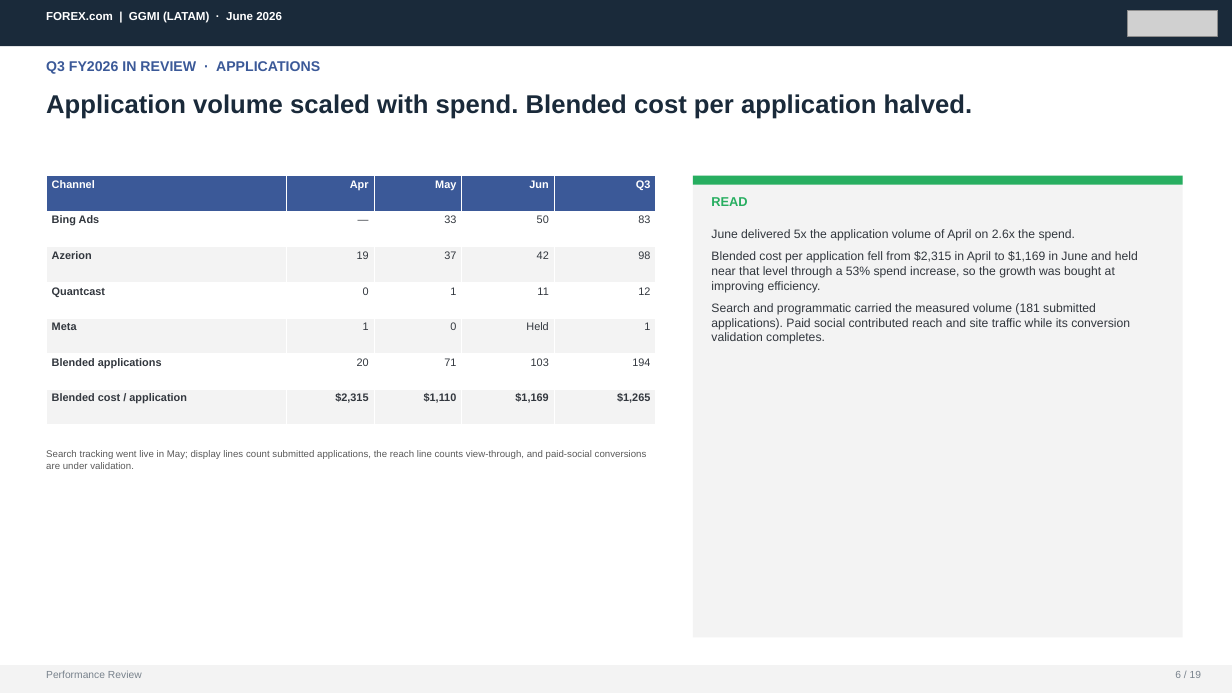
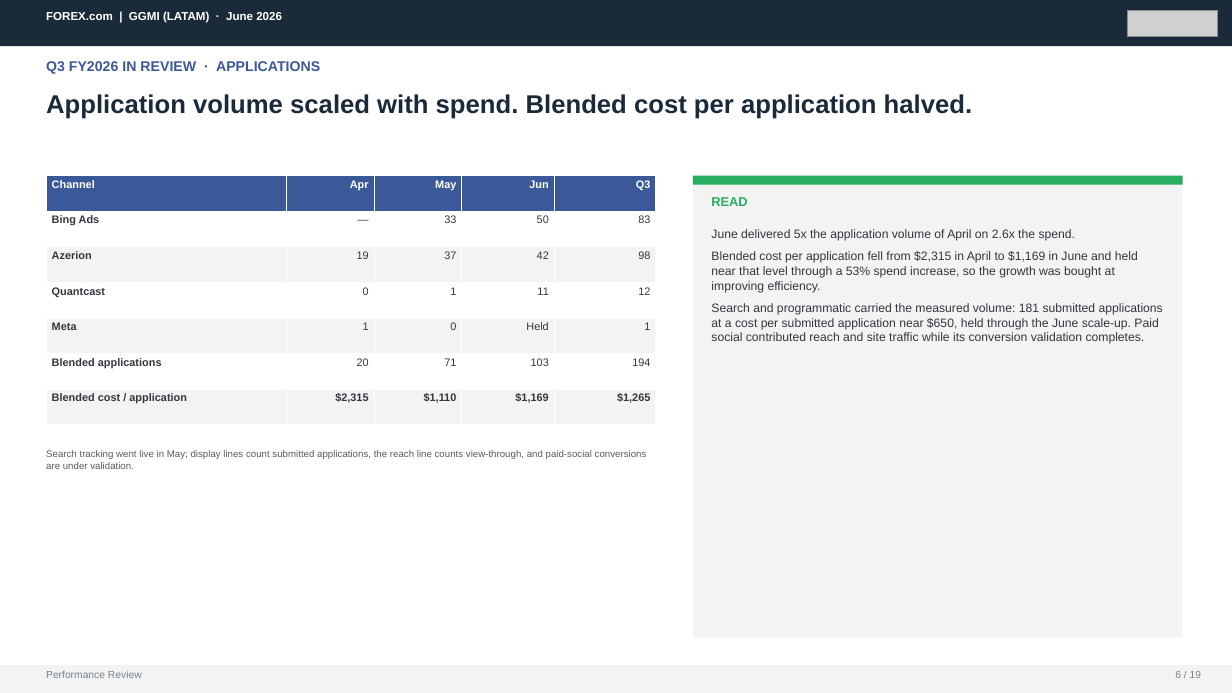
Before and after one commit to hablapro/brlvnt-reporting-hub, a slide deck: slide 6 of report-client-decks/06. GGMI_LATAM_June_2026_Performance_Review.pptx. Drawn at 1232x693 pixels with LibreOffice and Linux fonts; fonts in the diff are those of the drawing; grey boxes stand for pictures. Boxes give left, top, right and bottom in pixels: in the first picture for what was removed or moved away, otherwise in the second. Text is boxed around its words. In the diff, an @@ line names an element or a change of style, - is before the commit and + after.

```diff
--- a/report-client-decks/06. GGMI_LATAM_June_2026_Performance_Review.pptx
+++ b/report-client-decks/06. GGMI_LATAM_June_2026_Performance_Review.pptx
@@ text at [711, 303, 1163, 344]: text changed @@
-Search and programmatic carried the measured volume (181 submitted applications). Paid social contributed reach and site traffic while its conversion validation completes.
+Search and programmatic carried the measured volume: 181 submitted applications at a cost per submitted application near $650, held through the June scale-up. Paid social contributed reach and site traffic while its conversion validation completes.
```
Also in this commit, not shown: 5 other slides changed.
